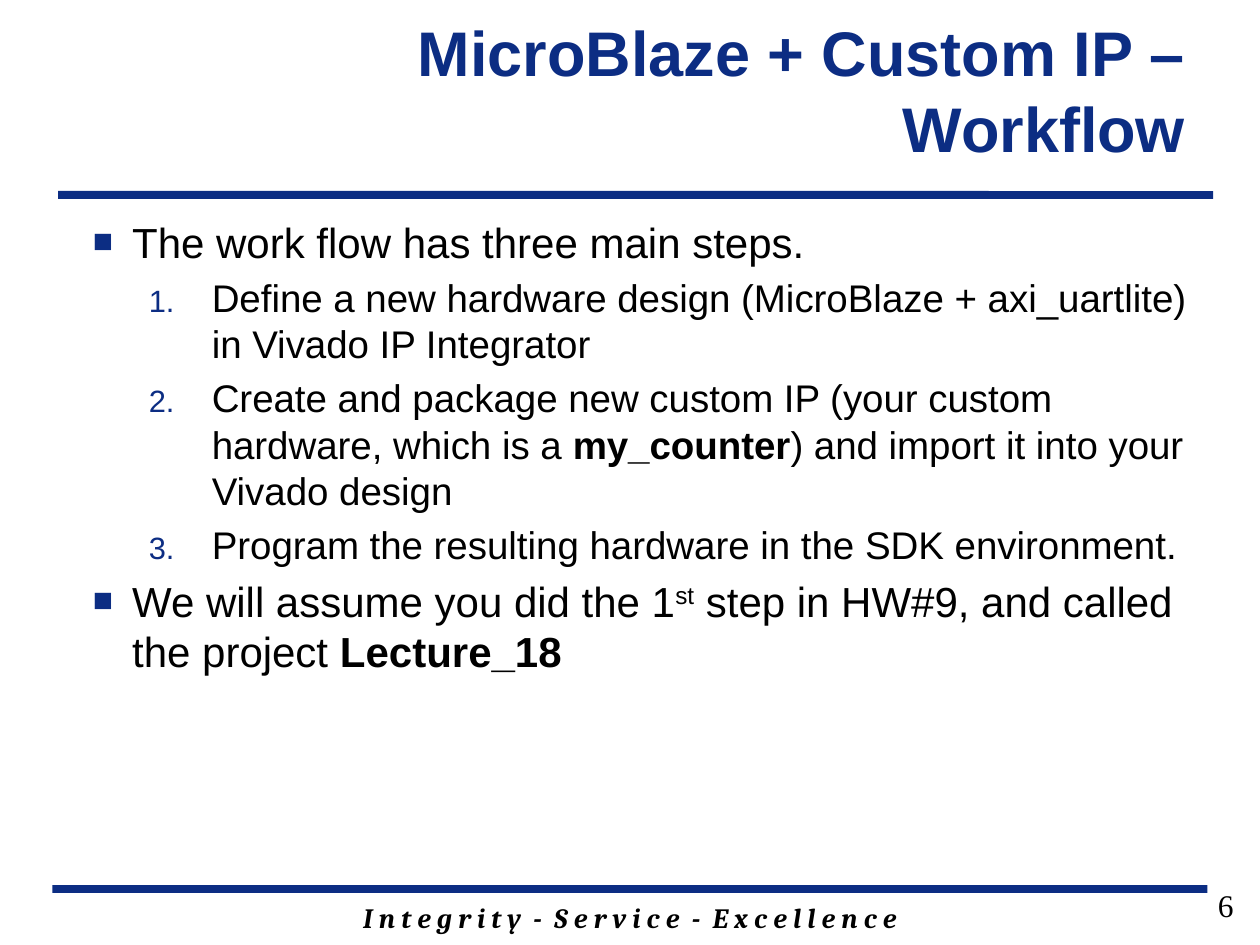
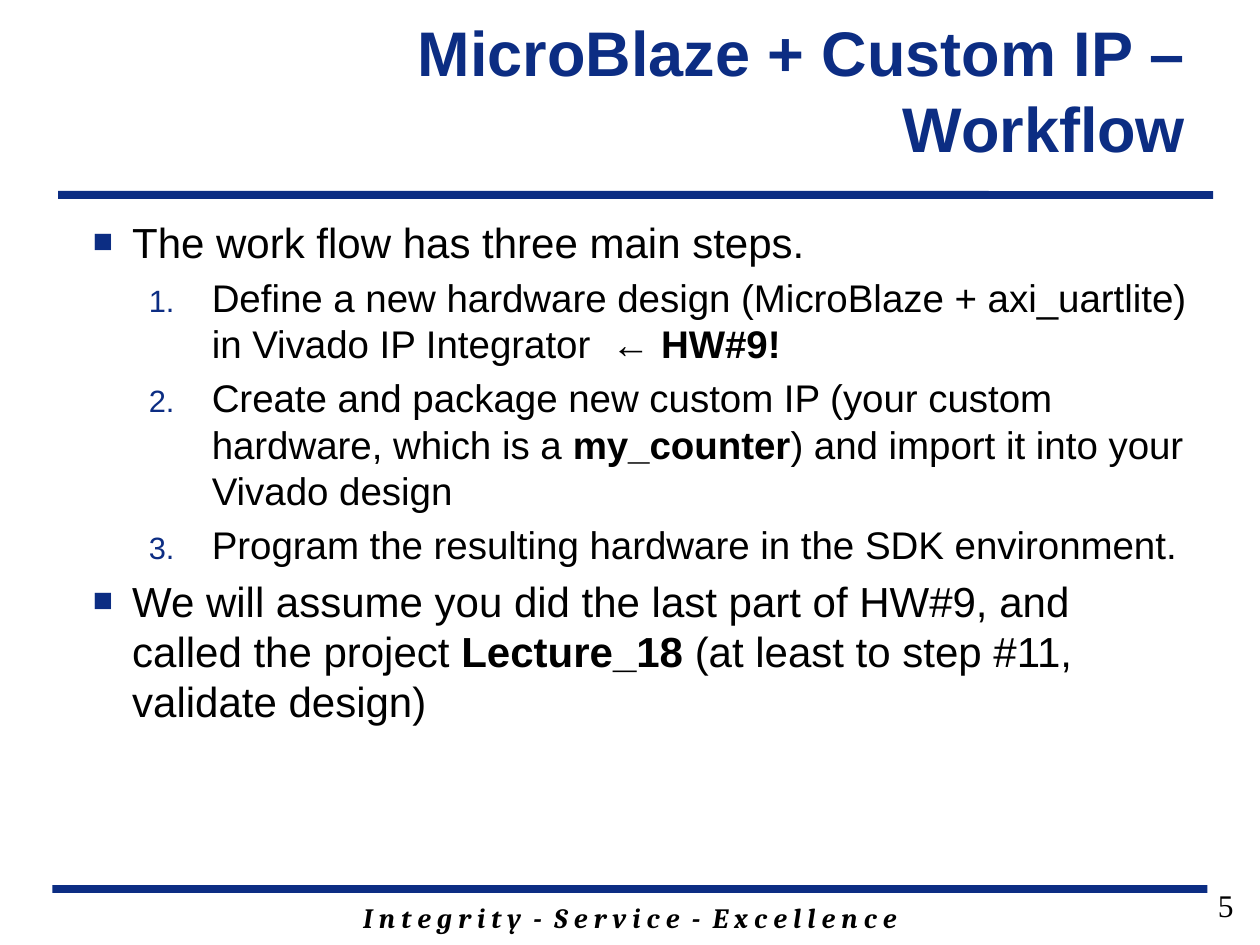
Before and after one commit to GeorgeYork/ECE383_web, a slide deck: slide 5 of lecture/slides/ECE_383_Lec18_2018.pptx (slide 6 before the commit). Drawn at 1260x945 pixels with LibreOffice and Linux fonts; fonts in the diff are those of the drawing; background and template pictures are left out. Boxes give left, top, right and bottom in pixels: in the first picture for what was removed or moved away, otherwise in the second. Text is boxed around its words. In the diff, an @@ line names an element or a change of style, - is before the commit and + after.

Commit message:
update

```diff
--- a/lecture/slides/ECE_383_Lec18_2018.pptx
+++ b/lecture/slides/ECE_383_Lec18_2018.pptx
@@ text at (212,284,1187,366): text changed @@
-  1. Define a new hardware design (MicroBlaze + axi_uartlite) in Vivado IP Integrator
+  1. Define a new hardware design (MicroBlaze + axi_uartlite) in Vivado IP Integrator ← HW#9!
@@ text at (132,586,1072,726): text changed @@
-■ We will assume you did the 1st step in HW#9, and called the project Lecture_18
+■ We will assume you did the last part of HW#9, and called the project Lecture_18 (at least to step #11, validate design)
@@ page number at (1218,896,1234,918): text changed @@
-6
+5
```
Also in this commit, not shown: 2 other slides changed, 1 slide added, 3 slides removed.
